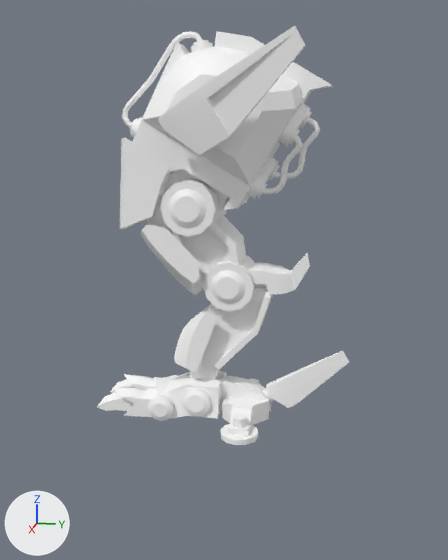
The FBX model Assets/Art/Mech/mech_leg_fl.fbx as it was, and as the next commit left it.
Before and after are seen from a camera (50 mm lens) standing at (5.61, -1.94, 4.08) and looking at (1.6, -2.74, 3.08). Every picture has the same lights, and +X, +Y and +Z are marked at lower left. Where no turn or scale is listed for an object, it has been applied to the vertices.

The scene before the commit, as lines of its bpy script (objects in view):
```python
me_mesh = bpy.data.meshes.new('Mesh')
me_mesh.from_pydata(...)  # 1573 vertices, 1609 faces; spans x 0.32..1.36, y -2.28..-0.48, z -0.02..2.6
me_mesh.materials.append(mat_mat_playercharacter)  # its picture is missing
ob_leg_fl = bpy.data.objects.new('leg_fl', me_mesh)
ob_leg_fl.location = (0.771, -1.4, 2.083)
```
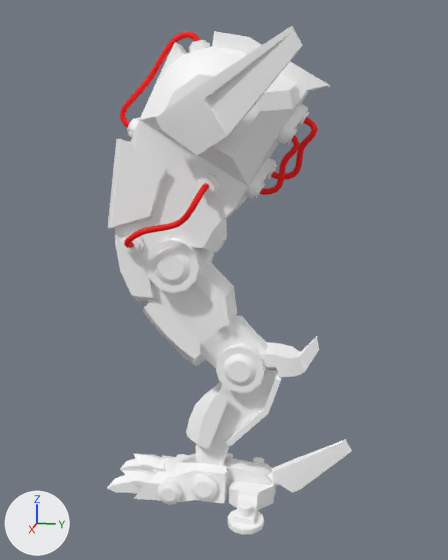
Pixel boxes [x1, y1, x2, y2] of what changed, in the pictures (448 x 560 px; the box of a moved part takes in the faces that stretch with it):
'leg_fl', reshaped, moved (21% taller): before [97, 26, 349, 445]; after [107, 26, 352, 535]
part 1 of me_mesh, moved or reshaped: before [160, 179, 229, 237]; after [146, 238, 214, 293]
part 2 of me_mesh, moved or reshaped: before [140, 224, 202, 295]; after [142, 302, 205, 366]
part 3 of me_mesh, moved or reshaped: before [174, 305, 218, 373]; after [186, 382, 229, 450]
part 4 of me_mesh, moved or reshaped: before [203, 256, 256, 312]; after [216, 335, 266, 393]
part 5 of me_mesh, moved or reshaped: before [248, 252, 310, 295]; after [259, 336, 319, 377]
part 6 of me_mesh, moved or reshaped: before [266, 350, 349, 408]; after [271, 439, 352, 493]
part 7 of me_mesh, moved or reshaped: before [249, 379, 259, 383]; after [253, 457, 272, 472]
part 8 of me_mesh, moved or reshaped: before [221, 414, 258, 445]; after [228, 502, 264, 535]
part 9 of me_mesh, moved or reshaped: before [148, 375, 178, 421]; after [157, 454, 188, 505]
part 10 of me_mesh, moved or reshaped: before [155, 371, 227, 419]; after [164, 453, 233, 503]
part 11 of me_mesh, moved or reshaped: before [219, 376, 271, 436]; after [224, 459, 276, 525]
part 12 of me_mesh, moved or reshaped: before [182, 387, 211, 417]; after [190, 473, 218, 502]
part 13 of me_mesh, moved or reshaped: before [112, 387, 145, 403]; after [122, 469, 155, 487]
part 14 of me_mesh, moved or reshaped: before [124, 388, 158, 417]; after [133, 469, 167, 500]
part 15 of me_mesh, moved or reshaped: before [97, 392, 134, 411]; after [107, 475, 143, 494]
part 16 of me_mesh, moved or reshaped: before [144, 377, 161, 388]; after [151, 455, 174, 471]
part 17 of me_mesh, moved or reshaped: before [110, 379, 136, 393]; after [119, 458, 148, 471]
part 18 of me_mesh, moved or reshaped: before [124, 374, 154, 389]; after [133, 453, 164, 471]
part 19 of me_mesh, moved or reshaped: before [262, 388, 276, 403]; after [267, 473, 279, 487]
part 20 of me_mesh, rebuilt: before [190, 287, 273, 380]; after [147, 263, 268, 368]
part 21 of me_mesh, added (red): after [124, 183, 209, 248]
part 22 of me_mesh, added: after [196, 369, 282, 465]
part 23 of me_mesh, added: after [197, 174, 220, 197]
part 24 of me_mesh, added: after [122, 234, 145, 255]

What changed in the scene script:
```text
Add mat_mat_leg_fl:
    mat_mat_leg_fl = principled_material('mat_leg_fl')
    mat_mat_leg_fl.base_color = (1.0, 0.0, 0.0)  # red #ff0000
    mat_mat_leg_fl.roughness = 0.749
Change me_mesh:
    remove me_mesh.from_pydata(...)  # 1573 vertices, 1609 faces; spans x 0.32..1.36, y -2.28..-0.48, z -0.02..2.6
    add me_mesh.from_pydata(...)  # 1868 vertices, 1910 faces; spans x 0.32..1.36, y -2.21..-0.42, z -0.68..2.6
    me_mesh part 1: the loose piece of 74 vertices spanning x 0.5..1.03, y -1.72..-1.36, z 1.31..1.67 is moved by (0.0, -0.09, -0.38)
    me_mesh part 2: the loose piece of 45 vertices spanning x 0.56..0.98, y -1.9..-1.47, z 0.86..1.38 is moved by (0.0, 0.01, -0.53)
    me_mesh part 3: the loose piece of 21 vertices spanning x 0.62..0.92, y -1.72..-1.36, z 0.3..0.79 is moved by (0.0, 0.1, -0.58)
    me_mesh part 4: the loose piece of 74 vertices spanning x 0.57..0.96, y -1.46..-1.12, z 0.8..1.14 is moved by (0.0, 0.1, -0.58)
    me_mesh part 5: the loose piece of 36 vertices spanning x 0.65..0.89, y -1.26..-0.77, z 0.87..1.19 is moved by (0.0, 0.1, -0.58)
    me_mesh part 6: the loose piece of 16 vertices spanning x 0.74..0.8, y -1.05..-0.48, z 0.08..0.52 is moved by (0.0, 0.06, -0.66)
    me_mesh part 7: the loose piece of 50 vertices spanning x 0.33..0.59, y -1.31..-1.06, z -0.02..0.12 is moved by (0.0, 0.06, -0.66)
    me_mesh part 8: the loose piece of 50 vertices spanning x 0.95..1.21, y -1.31..-1.06, z -0.02..0.12 is moved by (0.0, 0.06, -0.66)
    me_mesh part 9: the loose piece of 50 vertices spanning x 0.55..1.0, y -1.86..-1.68, z -0.02..0.16 is moved by (0.0, 0.06, -0.66)
    me_mesh part 10: the loose piece of 48 vertices spanning x 0.59..0.95, y -1.86..-1.36, z 0.0..0.27 is moved by (0.0, 0.06, -0.66)
    me_mesh part 11: the loose piece of 54 vertices spanning x 0.4..1.14, y -1.58..-1.02, z 0.0..0.25 is moved by (0.0, 0.06, -0.66)
    me_mesh part 12: the loose piece of 50 vertices spanning x 0.56..0.98, y -1.61..-1.41, z 0.04..0.24 is moved by (0.0, 0.06, -0.66)
    me_mesh part 13: the loose piece of 15 vertices spanning x 0.79..0.97, y -2.15..-1.84, z 0.04..0.17 is moved by (0.0, 0.06, -0.66)
    me_mesh part 14: the loose piece of 12 vertices spanning x 0.77..0.98, y -2.06..-1.77, z 0.0..0.18 is moved by (0.0, 0.06, -0.66)
    me_mesh part 15: the loose piece of 25 vertices spanning x 0.82..0.94, y -2.28..-1.85, z 0.0..0.15 is moved by (0.0, 0.06, -0.66)
    me_mesh part 16: the loose piece of 12 vertices spanning x 0.56..0.77, y -2.06..-1.77, z 0.0..0.18 is moved by (0.0, 0.06, -0.66)
    me_mesh part 17: the loose piece of 25 vertices spanning x 0.6..0.73, y -2.28..-1.85, z 0.0..0.15 is moved by (0.0, 0.06, -0.66)
    me_mesh part 18: the loose piece of 15 vertices spanning x 0.58..0.75, y -2.15..-1.84, z 0.04..0.17 is moved by (0.0, 0.06, -0.66)
    me_mesh part 19: the loose piece of 16 vertices spanning x 0.75..0.8, y -1.09..-0.95, z 0.09..0.23 is moved by (0.0, 0.06, -0.66)
    me_mesh part 20: the loose piece of 34 vertices spanning x 0.65..0.89, y -1.59..-1.0, z 0.15..0.95 is rebuilt with 68 vertices and now spans x 0.62..0.93, y -1.95..-1.01, z 0.28..1.33
    me_mesh part 21: a new loose piece of 184 vertices spanning x 0.98..1.15, y -1.93..-1.38, z 1.23..1.66, in mat_mat_leg_fl (red #ff0000)
    me_mesh part 22: a new loose piece of 46 vertices spanning x 0.65..0.89, y -1.54..-0.9, z -0.59..0.37, in mat_mat_playercharacter (its picture is missing)
    me_mesh part 23: a new loose piece of 33 vertices spanning x 0.93..1.02, y -1.47..-1.33, z 1.57..1.71, in mat_mat_playercharacter (its picture is missing)
    me_mesh part 24: a new loose piece of 33 vertices spanning x 0.93..1.02, y -1.98..-1.84, z 1.17..1.32, in mat_mat_playercharacter (its picture is missing)
    me_mesh part 25: the loose piece of 12 vertices spanning x 0.68..0.87, y -1.78..-1.28, z 1.4..1.87 is deleted
    me_mesh part 26: 7 vertices moved from x 0.59..1.0, y -2.07..-1.27, z 1.3..1.94 to x 0.59..1.0, y -2.06..-1.36, z 1.37..1.93; 64 vertices removed from x 0.59..1.0, y -2.06..-1.22, z 0.88..1.74; 41 vertices added at x 0.59..1.0, y -2.15..-1.33, z 0.78..1.66
    me_mesh part 27: 368 faces spanning x 0.66..0.84, y -2.08..-0.74, z 1.57..2.6 switch from mat_mat_playercharacter (its picture is missing) to mat_mat_leg_fl (red #ff0000)
Change ob_leg_fl:
    ob_leg_fl.location: (0.771, -1.4, 2.083) -> (0.771, -1.415, 2.083)
```
